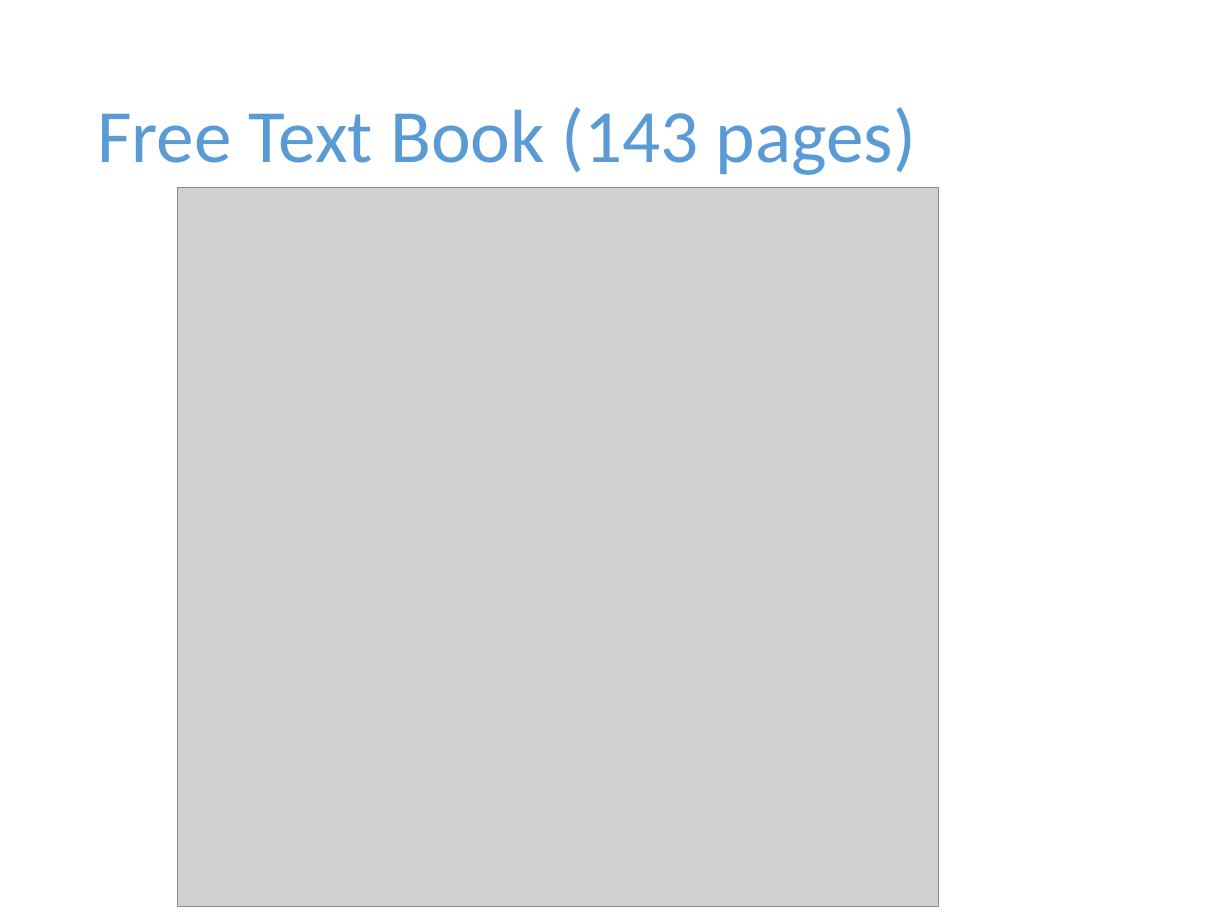
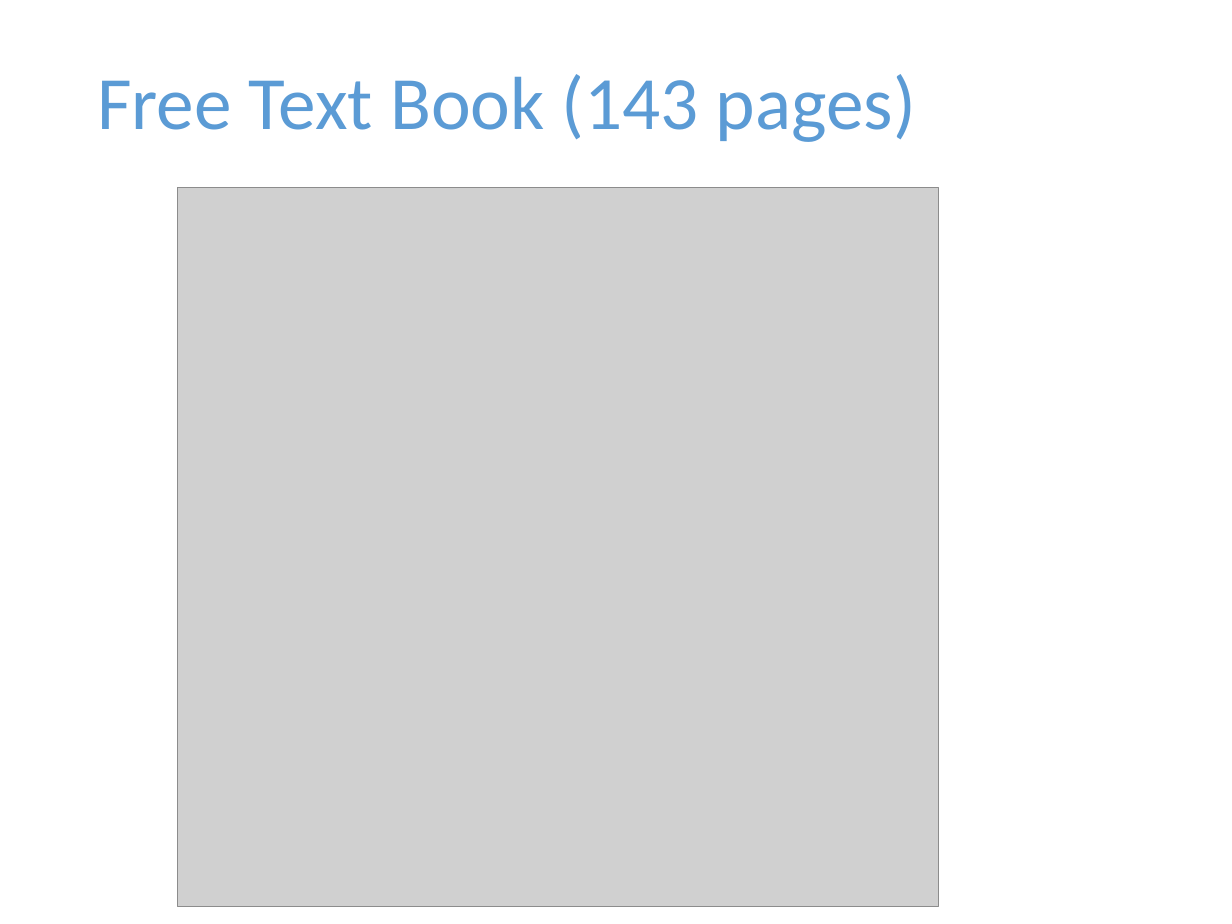
Before and after one commit to harmonylang/harmony, a slide deck: slide 12 of Harmony.pptx. Drawn at 1232x924 pixels with LibreOffice and Linux fonts; fonts in the diff are those of the drawing; grey boxes stand for pictures. Boxes give left, top, right and bottom in pixels: in the first picture for what was removed or moved away, otherwise in the second. Text is boxed around its words. In the diff, an @@ line names an element or a change of style, - is before the commit and + after.

```diff
--- a/Harmony.pptx
+++ b/Harmony.pptx
@@ title "Free Text Book (143 pages)" moved from (x1=97, y1=107, x2=916, y2=175) to (x1=97, y1=74, x2=916, y2=142) @@
```
Also in this commit, not shown: 3 other slides changed.
